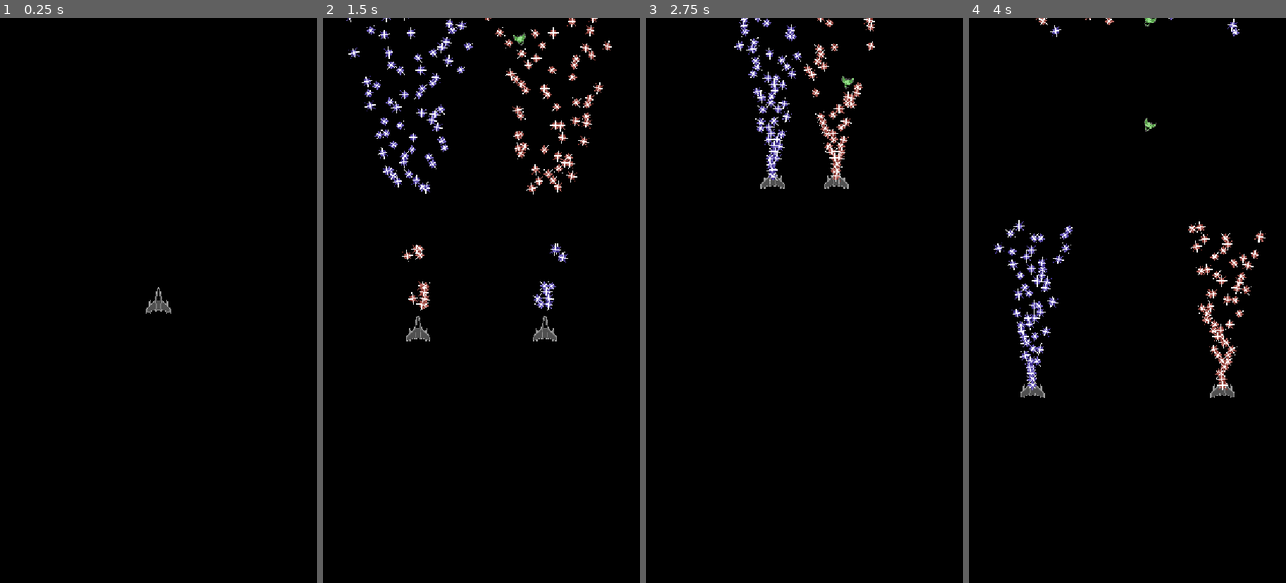
Above: before the commit, frames 1-4 (left to right).
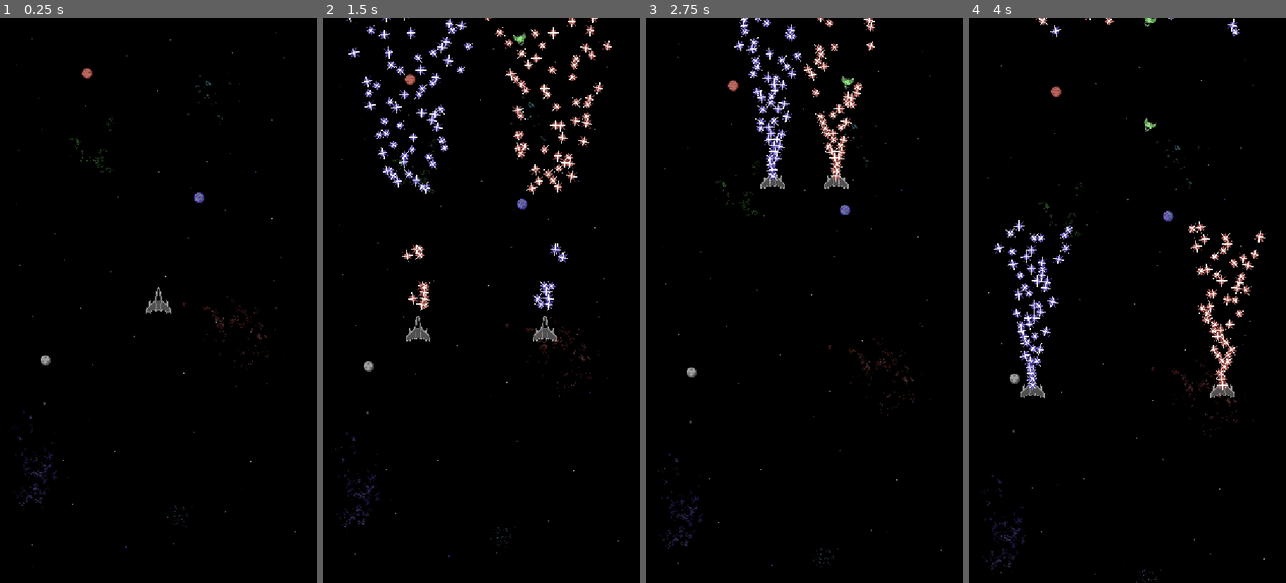
Above: after the commit, the same moments.

Repository: samiser/mirror-hell
Game: Godot game, scene res://main.tscn
The game is run twice, just before and just after one commit, with the same random seed, the same clock (stepped at 60 frames per second) and the same inputs.
Inputs (mouse positions are in pixels of both pictures, inside the frame that each line leads up to):
- Up to frame 1 (0.25 s): no input
- Up to frame 2 (1.5 s): move the mouse to (551, 272) at 0.52 s; press the mouse at (551, 272) at 0.53 s; move the mouse to (418, 328) at 1.27 s; release the mouse at (418, 328) at 1.28 s; click (418, 328) at 1.35 s
- Up to frame 3 (2.75 s): move the mouse to (836, 176) at 2.02 s; press the mouse at (836, 176) at 2.03 s
- Up to frame 4 (4 s): move the mouse to (1111, 413) at 2.77 s; release the mouse at (1111, 413) at 2.78 s; click (1111, 413) at 2.85 s; move the mouse to (1222, 385) at 3.52 s; press the mouse at (1222, 385) at 3.53 s

The runs differ from the first frame. In frame 1, 0.7% of the frame differs, in the area x 2-94%, y 2-98%; in frame 2, 0.7%; in frame 3, 0.7%, in the area x 3-94%, y 4-98%; in frame 4, 0.7%.

Commit message:
added background sprites

Diff:
--- a/main.tscn
+++ b/main.tscn
@@ -4,7 +4,8 @@
 [ext_resource type="PackedScene" uid="uid://w5htydq0kd7p" path="res://player/reflection.tscn" id="2_0xm2m"]
 [ext_resource type="AudioStream" uid="uid://8fenihc7ryy3" path="res://67 FUNK.mp3" id="4_1bvp3"]
 [ext_resource type="Script" uid="uid://depegu68vn3jq" path="res://main.gd" id="4_main"]
-[ext_resource type="PackedScene" path="res://enemy/baby_enemy.tscn" id="5_lquwl"]
+[ext_resource type="PackedScene" uid="uid://i7gau031x7um" path="res://enemy/baby_enemy.tscn" id="5_lquwl"]
+[ext_resource type="Texture2D" uid="uid://bbjqfnnyvskpy" path="res://assets/sprites/background_sheet.png" id="6_7mycd"]
 
 [node name="Main" type="Node2D" unique_id=1394772048]
 script = ExtResource("4_main")
@@ -28,3 +29,39 @@
 
 [node name="BabyEnemy3" parent="." unique_id=1956413075 instance=ExtResource("5_lquwl")]
 position = Vector2(337, -413)
+
+[node name="Parallax2D" type="Parallax2D" parent="." unique_id=829757101]
+repeat_size = Vector2(648, 1152)
+autoscroll = Vector2(0, 15)
+
+[node name="Background" type="Sprite2D" parent="Parallax2D" unique_id=1210737493]
+z_index = -10
+position = Vector2(328, 580)
+texture = ExtResource("6_7mycd")
+hframes = 3
+region_rect = Rect2(0, 0, 648.40295, 1152)
+
+[node name="Parallax2D2" type="Parallax2D" parent="." unique_id=388615320]
+repeat_size = Vector2(648, 1152)
+autoscroll = Vector2(0, 10)
+
+[node name="Background" type="Sprite2D" parent="Parallax2D2" unique_id=2016855017]
+z_index = -9
+position = Vector2(328, 580)
+texture = ExtResource("6_7mycd")
+hframes = 3
+frame = 1
+region_rect = Rect2(0, 0, 648.40295, 1152)
+
+[node name="Parallax2D3" type="Parallax2D" parent="." unique_id=1745640397]
+repeat_size = Vector2(648, 1152)
+autoscroll = Vector2(0, 35)
+
+[node name="Background" type="Sprite2D" parent="Parallax2D3" unique_id=1298390105]
+modulate = Color(1, 1, 1, 0.46666667)
+z_index = 1
+position = Vector2(328, 580)
+texture = ExtResource("6_7mycd")
+hframes = 3
+frame = 2
+region_rect = Rect2(0, 0, 648.40295, 1152)
Binary file added: assets/sprites/background.aseprite
Binary file added: assets/sprites/background_sheet.png
Not shown, added: assets/sprites/background_sheet.png.import
